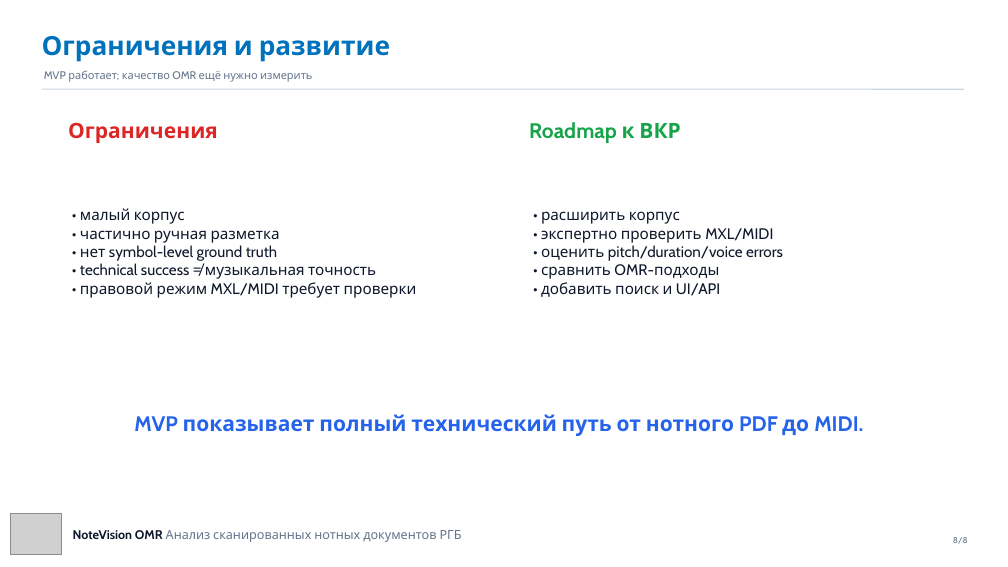
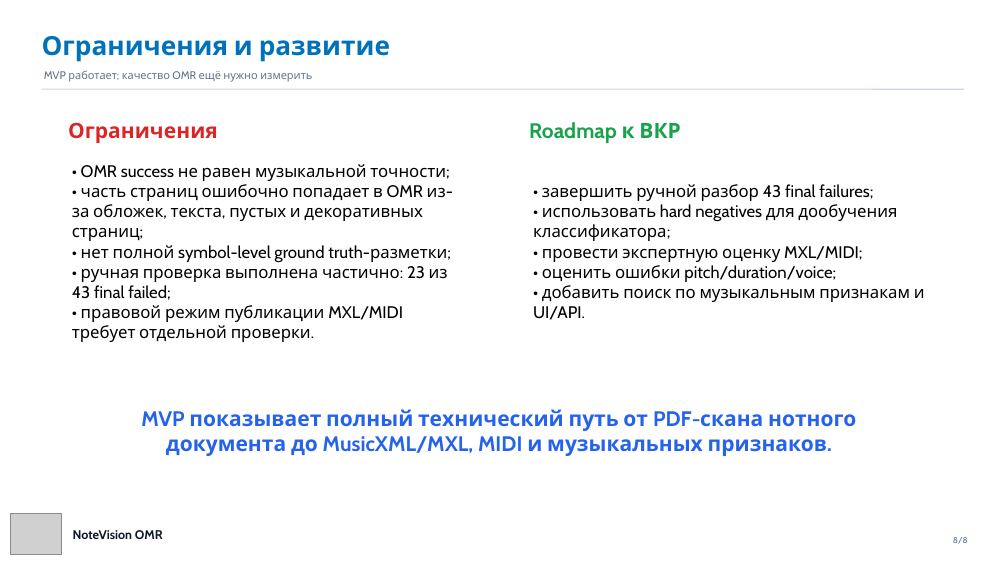
Before and after one commit to evgeniykolesnikov/notevision-omr, a slide deck: slide 8 of docs/seminar/notevision_final_presentation.pptx. Drawn at 1008x567 pixels with LibreOffice and Linux fonts; fonts in the diff are those of the drawing; grey boxes stand for pictures. Boxes give left, top, right and bottom in pixels: in the first picture for what was removed or moved away, otherwise in the second. Text is boxed around its words. In the diff, an @@ line names an element or a change of style, - is before the commit and + after.

```diff
--- a/docs/seminar/notevision_final_presentation.pptx
+++ b/docs/seminar/notevision_final_presentation.pptx
@@ text at bbox=[72, 164, 448, 342]: text changed; size 14.5 to 16 pt; text colour #0F172A to #000000 @@
-• малый корпус
-• частично ручная разметка
-• нет symbol-level ground truth
-• technical success ≠ музыкальная точность
-• правовой режим MXL/MIDI требует проверки
+• OMR success не равен музыкальной точности;
+• часть страниц ошибочно попадает в OMR из-за обложек, текста, пустых и декоративных страниц;
+• нет полной symbol-level ground truth-разметки;
+• ручная проверка выполнена частично: 23 из 43 final failed;
+• правовой режим публикации MXL/MIDI требует отдельной проверки.
@@ text at bbox=[533, 184, 925, 320]: text changed; size 14.5 to 16 pt; text colour #0F172A to #000000 @@
-• расширить корпус
-• экспертно проверить MXL/MIDI
-• оценить pitch/duration/voice errors
-• сравнить OMR-подходы
-• добавить поиск и UI/API
+• завершить ручной разбор 43 final failures;
+• использовать hard negatives для дообучения классификатора;
+• провести экспертную оценку MXL/MIDI;
+• оценить ошибки pitch/duration/voice;
+• добавить поиск по музыкальным признакам и UI/API.
@@ text at bbox=[141, 409, 856, 456]: text changed @@
-MVP показывает полный технический путь от нотного PDF до MIDI.
+MVP показывает полный технический путь от PDF-скана нотного документа до MusicXML/MXL, MIDI и музыкальных признаков.
@@ text at bbox=[73, 530, 163, 539]: text changed; text colour #64748B to #0F172A; bold on @@
-NoteVision OMR Анализ сканированных нотных документов РГБ
+NoteVision OMR
```
Also in this commit, not shown: 5 other slides changed, 2 slides added, 2 slides removed, 1 other file.
